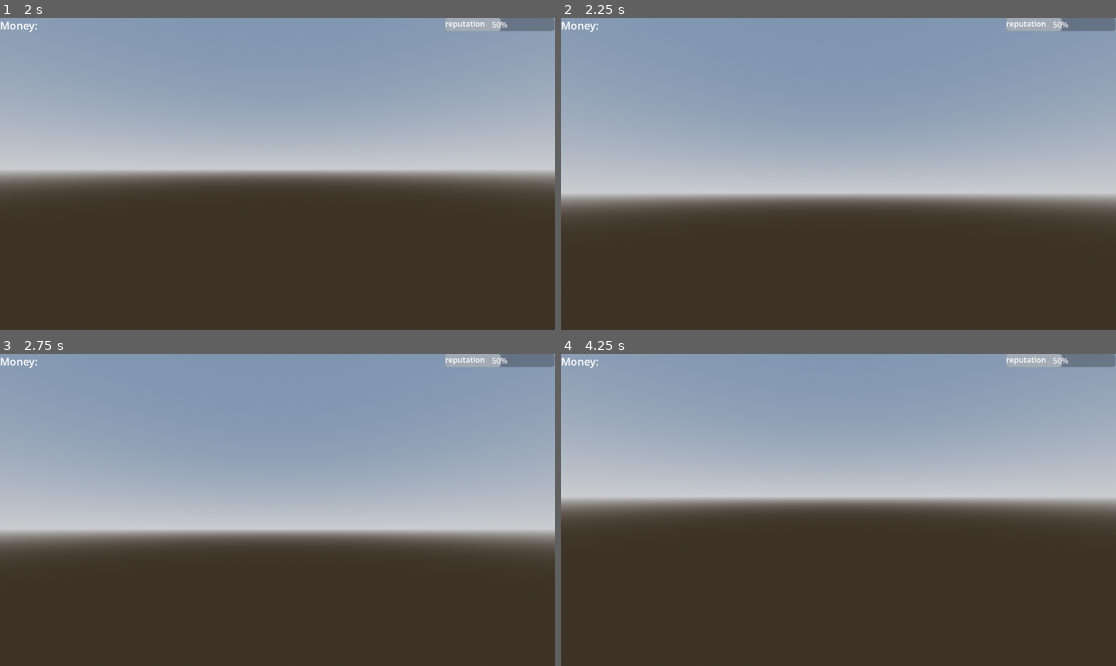
Above: before the commit, frames 1-4 (two rows, left to right).
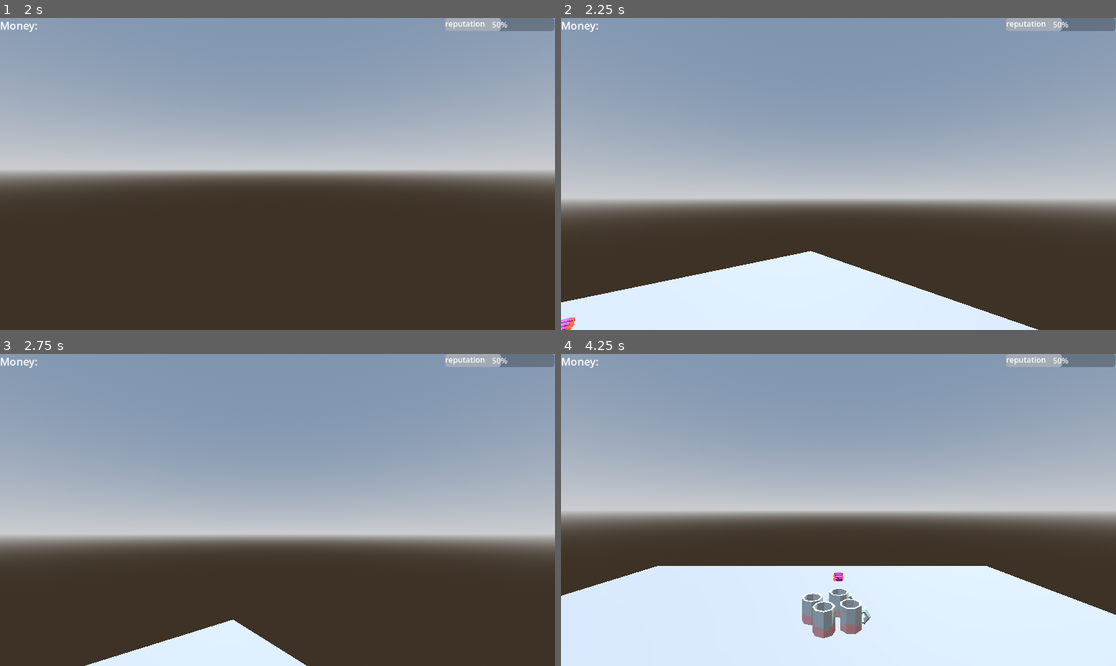
Above: after the commit, the same moments.

Repository: DEVUCP/The-Penguinn
Game: Godot game, scene res://src/test_scene.tscn
Same seed, same stepped clock (60 frames per second), same inputs: the game is played once before the commit and once after it.
Inputs (mouse positions are in pixels of both pictures, inside the frame that each line leads up to):
- Up to frame 1 (2 s): tap Enter (ui_accept) at 0.5, 0.77, 1.52 s; move the mouse to (305, 174) at 0.52 s; press the mouse at (305, 174) at 0.53 s; hold Up (ui_up) from 0.53 s (still down); move the mouse to (249, 174) at 1.27 s; release the mouse at (249, 174) at 1.28 s; right-click (249, 174) at 1.35 s; click (249, 174) at 1.42 s
- Up to frame 2 (2.25 s): keep holding Up (ui_up); tap K (restart, bound only after the commit) at 2 s; move the mouse to (849, 167) at 2.02 s; hold E (interact) from 2.03 s (still down); click (849, 167) at 2.17 s
- Up to frame 3 (2.75 s): keep holding Up (ui_up); keep holding E (interact)
- Up to frame 4 (4.25 s): keep holding Up (ui_up); move the mouse to (832, 516) at 2.77 s; release E (interact) at 2.78 s; click (832, 516) at 2.85 s; tap Enter (ui_accept) at 3.02, 3.5, 3.77 s; move the mouse to (877, 513) at 3.52 s; hold Right mouse button (RMB_interact) from 3.53 s (still down); click (877, 513) at 3.67 s; tap K (restart, bound only after the commit) at 4.15 s

Frame 1 is identical in both runs. In frame 2, 17% of the frame differs, in the area x 0-100%, y 56-100%; in frame 3, 7.6%; in frame 4, 38%, in the area x 0-100%, y 46-100%.

Commit message:
feat: Add win, lose screen and restart button

Diff:
--- a/project.godot
+++ b/project.godot
@@ -69,6 +69,11 @@
 "events": [Object(InputEventMouseButton,"resource_local_to_scene":false,"resource_name":"","device":-1,"window_id":0,"a …(253 unchanged characters)…
 ]
 }
+restart={
+"deadzone": 0.2,
+"events": [Object(InputEventKey,"resource_local_to_scene":false,"resource_name":"","device":-1,"window_id":0,"alt_pressed":false,"shift_pressed":false,"ctrl_pressed":false,"meta_pressed":false,"pressed":false,"keycode":0,"physical_keycode":75,"key_label":0,"unicode":107,"location":0,"echo":false,"script":null)
+]
+}
 
 [physics]
 
--- a/src/UI.tscn
+++ b/src/UI.tscn
@@ -6,6 +6,8 @@
 font_size = 22
 
 [node name="CanvasLayer" type="CanvasLayer" unique_id=12516228]
+process_mode = 3
+process_priority = -2
 script = ExtResource("1_r5j2p")
 
 [node name="Control" type="Control" parent="." unique_id=1993620690]
--- a/src/economy_manager.gd
+++ b/src/economy_manager.gd
@@ -2,12 +2,16 @@
 
 var cash = 0
 var rep = 5
+const win_condition = 100 # cash
+const lose_condition  = 0 # rep
 
 func remove_cash(decr) -> void:
 	set_cash(cash - decr)
 
 func add_cash(add) -> void:
 	set_cash(cash + add)
+	if is_win_condition():
+		Ui.win_game()
 
 func set_cash(new_amount) -> void:
 	cash = new_amount
@@ -15,7 +19,8 @@
 
 func reduce_rep(decr) -> void:
 	set_rep(rep - decr)
-	# TODO: Add check if zero then call game end
+	if is_lose_condition():
+		Ui.lose_game()
 
 func add_rep(add) -> void:
 	set_rep(rep + add)
@@ -23,3 +28,9 @@
 func set_rep(new_amount) -> void:
 	rep = new_amount
 	Ui.change_rep_bar(new_amount)
+
+func is_win_condition() -> bool:
+	return cash >= win_condition
+
+func is_lose_condition() -> bool:
+	return rep <= lose_condition
--- /dev/null
+++ b/src/lose_game_screen.tscn
@@ -0,0 +1,54 @@
+[gd_scene format=3 uid="uid://b4br5xekpyl6p"]
+
+[node name="LoseGameScreen" type="Control" unique_id=1798036866]
+layout_mode = 3
+anchors_preset = 15
+anchor_right = 1.0
+anchor_bottom = 1.0
+grow_horizontal = 2
+grow_vertical = 2
+
+[node name="ColorRect" type="ColorRect" parent="." unique_id=1522560854]
+layout_mode = 1
+anchors_preset = 15
+anchor_right = 1.0
+anchor_bottom = 1.0
+grow_horizontal = 2
+grow_vertical = 2
+color = Color(0.13634306, 0.10125003, 0.060738258, 1)
+
+[node name="RichTextLabel" type="RichTextLabel" parent="." unique_id=184712831]
+clip_contents = false
+custom_minimum_size = Vector2(920, 70)
+layout_mode = 1
+anchors_preset = 8
+anchor_left = 0.5
+anchor_top = 0.5
+anchor_right = 0.5
+anchor_bottom = 0.5
+offset_left = -461.5
+offset_top = -35.0
+offset_right = 461.5
+offset_bottom = 35.0
+grow_horizontal = 2
+grow_vertical = 2
+theme_override_font_sizes/normal_font_size = 41
+text = "Oops, you lost too much reputation, try again?"
+metadata/_edit_use_anchors_ = true
+
+[node name="RichTextLabel2" type="RichTextLabel" parent="." unique_id=631097285]
+custom_minimum_size = Vector2(500, 70)
+layout_mode = 1
+anchors_preset = 8
+anchor_left = 0.5
+anchor_top = 0.5
+anchor_right = 0.5
+anchor_bottom = 0.5
+offset_left = -164.0
+offset_top = 31.0
+offset_right = 336.0
+offset_bottom = 101.0
+grow_horizontal = 2
+grow_vertical = 2
+theme_override_font_sizes/normal_font_size = 25
+text = "press k to play again"
--- a/src/player_controller.gd
+++ b/src/player_controller.gd
@@ -25,6 +25,8 @@
 var player_interactable_area
 
 func _physics_process(delta: float) -> void:
+	if Ui.game_ended == true:
+		return
 	# Add the gravity.
 	if not is_on_floor():
 		velocity += (get_gravity() * 0.5) * delta
@@ -83,12 +85,14 @@
 
 
 func _unhandled_input(event):
-	_mouse_input = event is InputEventMouseMotion and Input.get_mouse_mode() == Input.MOUSE_MODE_CAPTURED
+	_mouse_input = event is InputEventMouseMotion and Input.get_mouse_mode() == Input.MOUSE_MODE_CAPTURED and !Ui.game_ended
 	if _mouse_input :
 		_rotation_input = -event.relative.x * MOUSE_SENSITIVITY
 		_tilt_input = -event.relative.y * MOUSE_SENSITIVITY
 
 func _input(event):
+	if Ui.game_ended == true:
+		return
 	if event.is_action_pressed("ui_cancel"):
 		get_tree().quit()
 	if event is InputEventMouseButton and event.button_index == MOUSE_BUTTON_LEFT and event.is_pressed():
--- /dev/null
+++ b/src/test_scene.gd
@@ -0,0 +1,13 @@
+extends Node3D
+func _ready():
+	Ui.game_won.connect(_on_game_won)
+	Ui.game_lost.connect(_on_game_lost)
+
+func _on_game_won():
+	self.call_deferred("queue_free")
+	print("game won")
+
+func _on_game_lost():
+	queue_free()
+	self.call_deferred("queue_free")
+	print("game lost")
--- a/src/test_scene.tscn
+++ b/src/test_scene.tscn
@@ -1,5 +1,6 @@
 [gd_scene format=3 uid="uid://bdgthke283svq"]
 
+[ext_resource type="Script" uid="uid://bp1y3jpohpldy" path="res://src/test_scene.gd" id="1_57l5a"]
 [ext_resource type="PackedScene" uid="uid://cbp1l7joajh4g" path="res://src/player_controller.tscn" id="1_sovdr"]
 [ext_resource type="PackedScene" uid="uid://6gij00pcgk2g" path="res://src/mug_dispenser.tscn" id="2_dmphg"]
 [ext_resource type="PackedScene" uid="uid://commrff3x1g5" path="res://src/choco_dispenser.tscn" id="3_l1obu"]
@@ -23,6 +24,7 @@
 data = PackedVector3Array(-5, -0.5, 6.5, -5, -0.5, -6.5, -5, 0.5, -6.5, 5, -0.5, -6.5, -5, -0.5, -6.5, -5, -0.5, 6.5, - …(428 unchanged characters)…
 
 [node name="TestScene" type="Node3D" unique_id=1647082774]
+script = ExtResource("1_57l5a")
 
 [node name="WorldEnvironment" type="WorldEnvironment" parent="." unique_id=1982261765]
 environment = SubResource("Environment_l1obu")
--- a/src/ui.gd
+++ b/src/ui.gd
@@ -1,7 +1,37 @@
 extends CanvasLayer
 
+var game_ended = false
+signal game_won
+signal game_lost
+
+
 func change_money_label(new) -> void:
-	$Control/HBoxContainer/MoneyBox/Panel/Label.text = "Money: " + str(new)
+	$Control/HBoxContainer/MoneyBox/Panel/Label.text = "Money: " + str(new) + ' / Goal: ' + str(EconomyManager.win_condition)
 
 func change_rep_bar(new) -> void:
 	$Control/HBoxContainer/ReputationBox/ProgressBar.value = new
+
+func win_game() -> void:
+	game_won.emit()
+	end_game()
+
+func lose_game() -> void:
+	game_lost.emit()
+	get_tree().change_scene_to_file("res://src/lose_game_screen.tscn")
+
+	end_game()
+
+
+func end_game() -> void:
+	Input.set_mouse_mode(Input.MOUSE_MODE_VISIBLE)
+	$Control/HBoxContainer.visible = false
+	game_ended = true
+
+func _unhandled_input(event: InputEvent) -> void:
+	if event.is_action_pressed("restart"):
+		restart_game()
+
+func restart_game() -> void:
+	get_tree().change_scene_to_file("res://src/test_scene.tscn")
+	game_ended = false
+	Input.set_mouse_mode(Input.MOUSE_MODE_CAPTURED)
--- /dev/null
+++ b/src/win_game_screen.tscn
@@ -0,0 +1,50 @@
+[gd_scene format=3 uid="uid://blgmfgiwnli8i"]
+
+[node name="WinGameScreen" type="Control" unique_id=1299696105]
+layout_mode = 3
+anchors_preset = 15
+anchor_right = 1.0
+anchor_bottom = 1.0
+grow_horizontal = 2
+grow_vertical = 2
+
+[node name="ColorRect" type="ColorRect" parent="." unique_id=279957497]
+layout_mode = 1
+anchors_preset = 15
+anchor_right = 1.0
+anchor_bottom = 1.0
+grow_horizontal = 2
+grow_vertical = 2
+color = Color(0.5254902, 0.30588236, 0.30588236, 1)
+
+[node name="RichTextLabel2" type="RichTextLabel" parent="." unique_id=141644424]
+custom_minimum_size = Vector2(500, 70)
+layout_mode = 1
+anchors_preset = 8
+anchor_left = 0.5
+anchor_top = 0.5
+anchor_right = 0.5
+anchor_bottom = 0.5
+offset_left = -164.0
+offset_top = 31.0
+offset_right = 336.0
+offset_bottom = 101.0
+grow_horizontal = 2
+grow_vertical = 2
+theme_override_font_sizes/normal_font_size = 25
+text = "press k to play again"
+
+[node name="RichTextLabel" type="RichTextLabel" parent="." unique_id=980017075]
+custom_minimum_size = Vector2(500, 70)
+layout_mode = 1
+anchors_preset = 8
+anchor_left = 0.5
+anchor_top = 0.5
+anchor_right = 0.5
+anchor_bottom = 0.5
+offset_left = -0.5
+offset_right = 0.5
+grow_horizontal = 2
+grow_vertical = 2
+theme_override_font_sizes/normal_font_size = 41
+text = "Thank you for playing!"
Not shown, added: src/test_scene.gd.uid
